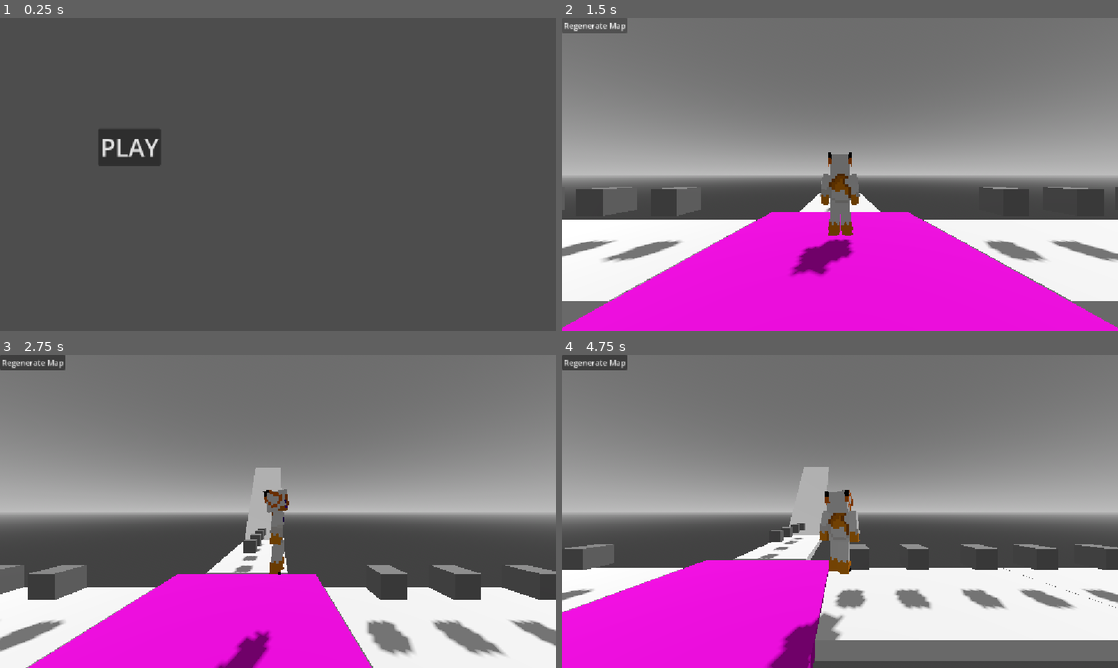
Above: before the commit, frames 1-4 (two rows, left to right).
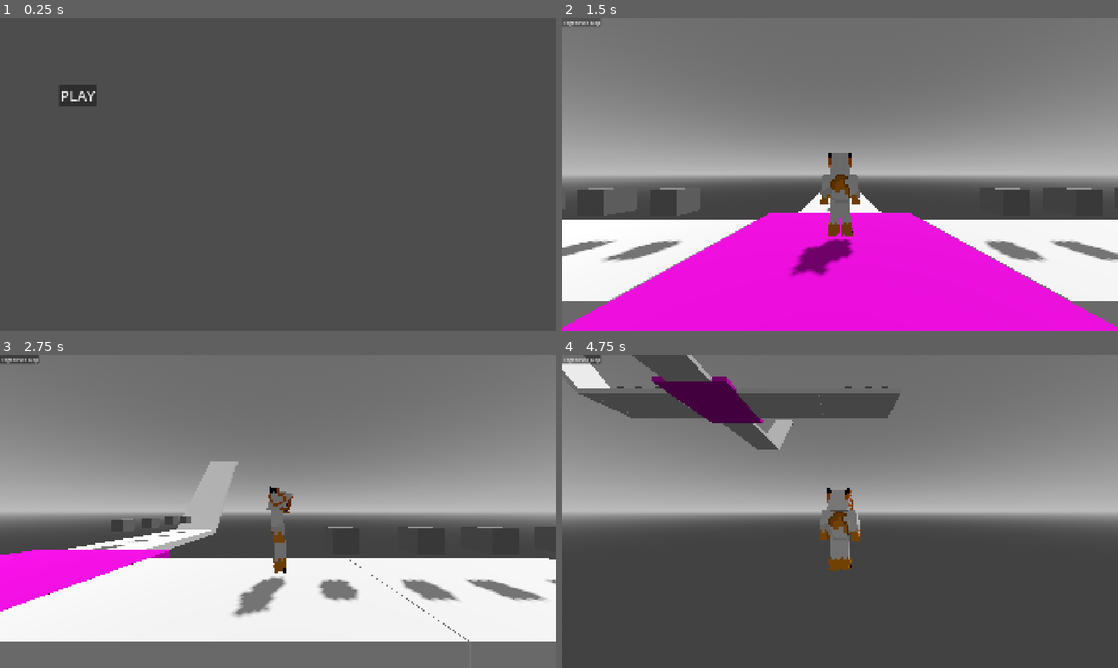
Above: after the commit, the same moments.

Repository: RayTK09/NullscapeFadingWorld
Game: Godot game, scene res://scenes/menu.tscn
The game is run twice, just before and just after one commit, with the same random seed, the same clock (stepped at 60 frames per second) and the same inputs.
Inputs (mouse positions are in pixels of both pictures, inside the frame that each line leads up to):
- Up to frame 1 (0.25 s): no input
- Up to frame 2 (1.5 s): click "PLAY" at 0.5 s; click "Regenerate Map" at 1.25 s
- Up to frame 3 (2.75 s): tap Enter at 2 s; move the mouse to (400, 495) at 2.02 s; hold D (Right) from 2.03 s (still down); hold E (Ability) from 2.03 s (still down); click (400, 495) at 2.17 s; tap Space (Jump) at 2.27, 2.3, 2.57 s
- Up to frame 4 (4.75 s): move the mouse to (728, 527) at 2.77 s; release D (Right) at 2.78 s; release E (Ability) at 2.78 s; hold S (Backward) 2.78-3.53 s; tap Space (Jump) at 2.85, 3.02, 3.32, 3.8, 4.52 s; click (728, 527) at 2.92 s; tap E (Ability) at 3.05, 4.55 s; move the mouse to (895, 442) at 3.52 s; hold D (Right) 3.53-4.28 s; hold E (Ability) 3.53-4.28 s; click (895, 442) at 3.67 s; move the mouse to (812, 574) at 4.27 s; hold W (Forward) from 4.28 s (still down); tap N (unlock Mouse) at 4.35 s; click (812, 574) at 4.42 s

The runs differ from the first frame. In frame 1, 1.7% of the frame differs, in the area x 10-29%, y 21-48%; in frame 2, 1.4%; in frame 3, 32%; in frame 4, 41%, in the area x 0-100%, y 0-100%.

Commit message:
added new classes. diver and charger

Diff:
--- a/project.godot
+++ b/project.godot
@@ -21,6 +21,8 @@
 
 [display]
 
+window/size/viewport_width=1920
+window/size/viewport_height=1080
 window/stretch/mode="canvas_items"
 window/stretch/aspect="expand"
 
--- a/scenes/player.tscn
+++ b/scenes/player.tscn
@@ -1,15 +1,19 @@
 [gd_scene format=3 uid="uid://cnkxs86u0auoj"]
 
-[ext_resource type="Script" uid="uid://b546xlingnjhv" path="res://scripts/Player.gd" id="1_3vyb7"]
+[ext_resource type="Script" uid="uid://b546xlingnjhv" path="res://scripts/playerScripts/Player.gd" id="1_3vyb7"]
 [ext_resource type="PackedScene" uid="uid://0a8xohm43x3b" path="res://scenes/playerMesh.tscn" id="2_g2els"]
+[ext_resource type="Script" uid="uid://drck6mw4fhye4" path="res://scripts/playerScripts/playerClass.gd" id="3_qhqgy"]
 
 [sub_resource type="CapsuleShape3D" id="CapsuleShape3D_2qw5g"]
+radius = 0.46191406
 
-[node name="Player" type="CharacterBody3D" unique_id=1641364127]
+[node name="Player" type="CharacterBody3D" unique_id=1641364127 node_paths=PackedStringArray("classes")]
 collision_layer = 6
 floor_max_angle = 0.9599311
 floor_snap_length = 0.3
 script = ExtResource("1_3vyb7")
+playerClass = 2
+classes = NodePath("class")
 
 [node name="CollisionShape3D" type="CollisionShape3D" parent="." unique_id=305454600]
 transform = Transform3D(1, 0, 0, 0, 1, 0, 0, 0, 1, 0, 1, 0)
@@ -29,3 +33,7 @@
 
 [node name="charMesh" parent="." unique_id=88840611 node_paths=PackedStringArray("player") instance=ExtResource("2_g2els")]
 player = NodePath("..")
+
+[node name="class" type="Node" parent="." unique_id=1730983669 node_paths=PackedStringArray("player")]
+script = ExtResource("3_qhqgy")
+player = NodePath("..")
--- a/scenes/playerMesh.tscn
+++ b/scenes/playerMesh.tscn
@@ -1,7 +1,7 @@
 [gd_scene format=3 uid="uid://0a8xohm43x3b"]
 
 [ext_resource type="PackedScene" uid="uid://bwpj3kgkup1b6" path="res://assets/char/nullscapeChar.gltf" id="1_l8plq"]
-[ext_resource type="Script" uid="uid://o0auyioakt27" path="res://scripts/playerModel.gd" id="2_tb4rt"]
+[ext_resource type="Script" uid="uid://o0auyioakt27" path="res://scripts/playerScripts/playerModel.gd" id="2_tb4rt"]
 
 [sub_resource type="AnimationNodeAnimation" id="AnimationNodeAnimation_l8plq"]
 animation = &"fall"
--- a/scripts/Player.gd
+++ b/scripts/playerScripts/Player.gd
@@ -3,8 +3,6 @@
 class_name player
 extends CharacterBody3D
 
-const JUMP_VELOCITY = 4.5
-const AIR_ACCELERATION = 2.5
 
 @onready var globals : global = get_node("/root/Global")
 @onready var camera : Camera3D = $pivotX/pivotY/SpringArm3D/Camera3D
@@ -16,17 +14,20 @@
 @export var playerClass : int
 @export var currentAnimation : int = 1
 @export var rotationSpeed : float = 4
+@export var classes : classes
 
+var jumpVelocity = 4.5
+var airAcceleration = 2.5
 var speedMultiplier : int = 1
 var maxSpeed : float = 3.0
-var acceleration : float = 6.0
+var acceleration : float = 8.0
 var rotX : float
 var rotY : float
 var distanceToPlayer : int = 4
 var lastDir := Vector3.FORWARD
 var stop := false
-var quickTurning := false
-var mousePos : Vector2
+var disableMovement := false
+var accelerationMod : int = 0
 
 
 func _ready() -> void:
@@ -43,7 +44,6 @@
 		camPivotY.transform.basis = Basis()
 		camPivotY.rotate_x(rotY)
 		camPivotX.rotate_y(rotX)
-		mousePos = event.position
 
 		camPivotY.rotation.x = clampf(camPivotY.rotation.x, -(PI / 2), PI / 2)
 		rotY = clampf(rotY, -(PI / 2), PI / 2)
@@ -69,6 +69,7 @@
 			distanceToPlayer = 30
 
 
+
 func _physics_process(delta: float) -> void:
 	if !stop:
 		if not is_on_floor():
@@ -78,74 +79,64 @@
 			currentAnimation = 3
 
 		if Input.is_action_just_pressed("Jump") and is_on_floor():
-			velocity.y = JUMP_VELOCITY
+			velocity.y = jumpVelocity
+			disableMovement = false
 
 		if velocity.y <= 0:
 			currentAnimation = 4
 
-		if Input.is_mouse_button_pressed(MOUSE_BUTTON_RIGHT):
-			Input.warp_mouse(mousePos)
 
 		#why does movement have to be so difficult
-		#print(velocity)
+		#special thanks to GDQuest for the rotation for the mesh
+		#https://youtu.be/JlgZtOFMdfc
 		var input_dir := Input.get_vector("Left", "Right", "Forward", "Backward")
 		var direction := (camPivotX.basis * Vector3(input_dir.x, 0, input_dir.y)).normalized()
 		direction.y = 0
 		if direction.length() > 0.2:
 			lastDir = direction
+
 		var targetAngle := Vector3.FORWARD.signed_angle_to(lastDir, Vector3.UP)
+		print(direction.dot(Vector3(0, 0, targetAngle)))
 		if velocity.x == 0 and velocity.z == 0 and direction:
+			#turn to face the direction of where local z is and save the position so it dont rotate back to default
 			mesh.global_rotation.y = targetAngle
-		if direction.x and Input.is_action_pressed("Right") and velocity < Vector3(0, velocity.y, 0) and is_on_floor() and !quickTurning:
-			velocity.x = move_toward(velocity.x , 0, acceleration * delta)
+		if direction.x and is_on_floor() and !disableMovement:
+			velocity.x = move_toward(velocity.x , maxSpeed * direction.x, (acceleration + accelerationMod) * delta)
+			currentAnimation = 2
 			mesh.global_rotation.y = lerp_angle(mesh.rotation.y, targetAngle, rotationSpeed * delta)
-			quickTurning = false
-		elif direction.x and Input.is_action_pressed("Left") and velocity > Vector3(0, velocity.y, 0) and is_on_floor() and !quickTurning:
-			velocity.x = move_toward(velocity.x , 0, acceleration * delta)
-			mesh.global_rotation.y = lerp_angle(mesh.rotation.y, targetAngle, rotationSpeed * delta)
-			quickTurning = false
-		elif direction.x and is_on_floor():
-			velocity.x = move_toward(velocity.x , maxSpeed * direction.x, acceleration * delta)
+			disableMovement = false
+		elif is_on_floor():
+			velocity.x = move_toward(velocity.x , 0, (acceleration + accelerationMod) * delta)
+			currentAnimation = 1
+
+		if direction.z and is_on_floor() and !disableMovement:
+			velocity.z = move_toward(velocity.z , maxSpeed * direction.z,(acceleration + accelerationMod) * delta)
 			currentAnimation = 2
 			mesh.global_rotation.y = lerp_angle(mesh.rotation.y, targetAngle, rotationSpeed * delta)
 		elif is_on_floor():
-			velocity.x = move_toward(velocity.x , 0, acceleration * delta)
-			currentAnimation = 1
-		else:
-			quickTurning = false
-		if direction.z and is_on_floor() and !quickTurning:
-			velocity.z = move_toward(velocity.z , maxSpeed * direction.z, acceleration * delta)
-			currentAnimation = 2
-			mesh.global_rotation.y = lerp_angle(mesh.rotation.y, targetAngle, rotationSpeed * delta)
-		elif is_on_floor():
-			velocity.z = move_toward(velocity.z , 0, acceleration * delta)
+			velocity.z = move_toward(velocity.z , 0, (acceleration + accelerationMod) * delta)
 			currentAnimation = 1
 
+		print(direction)
+		print(velocity)
 
 
 		#AIR CONTROL
 		if direction.x and !is_on_floor():
-			velocity.x = move_toward(velocity.x , maxSpeed * direction.x, AIR_ACCELERATION * delta)
+			velocity.x = move_toward(velocity.x , maxSpeed * direction.x, airAcceleration * delta)
 			mesh.global_rotation.y = lerp_angle(mesh.rotation.y, targetAngle, rotationSpeed * delta)
 		elif !is_on_floor():
 			velocity.x = move_toward(velocity.x , 0, acceleration * delta)
 		if direction.z and !is_on_floor():
-			velocity.z = move_toward(velocity.z , maxSpeed * direction.z, AIR_ACCELERATION * delta)
+			velocity.z = move_toward(velocity.z , maxSpeed * direction.z, airAcceleration * delta)
 			mesh.global_rotation.y = lerp_angle(mesh.rotation.y, targetAngle, rotationSpeed * delta)
 		elif !is_on_floor():
 			velocity.z = move_toward(velocity.z , 0, acceleration * delta)
 
-		#turn to face the direction of where local z is and save the position so it dont rotate back to default
-		#special thanks to GDQuest
-		#https://youtu.be/JlgZtOFMdfc
 
-		if velocity.x > maxSpeed:
-			velocity.x = maxSpeed
-		elif velocity.x < -maxSpeed:
-			velocity.x = -maxSpeed
-		if velocity.z > maxSpeed:
-			velocity.z = maxSpeed
-		elif velocity.z < -maxSpeed:
-			velocity.z = -maxSpeed
+		if velocity.x <= 3 or velocity.x >= -3:
+			accelerationMod = 0
+		if velocity.z <= 3 or velocity.z >= -3:
+			accelerationMod = 0
 
 		move_and_slide()
--- /dev/null
+++ b/scripts/playerScripts/playerClass.gd
@@ -0,0 +1,23 @@
+extends Node
+class_name classes
+
+@export var player : player
+
+var hasDived := false
+
+
+func _process(delta: float) -> void:
+	if player.is_on_floor():
+		hasDived = false
+	if Input.is_action_pressed("Ability") and !hasDived:
+		match player.playerClass:
+			1:
+				player.maxSpeed = 10
+				player.accelerationMod = 20
+			2:
+				player.velocity = player.lastDir * 10
+				player.velocity.y += 2
+				hasDived = true
+				player.disableMovement = true
+	else:
+		player.maxSpeed = 3
--- a/scripts/spawn.gd
+++ b/scripts/spawn.gd
@@ -73,10 +73,10 @@
 				spawner.add_child(cornerTileRight.instantiate())
 			elif chooseTileType > 70 and chooseTileType <= 85 and !connectingTile.type == "slopeUp" or !connectingTile.type == "slopeDown":
 				spawner.add_child(slopeUp.instantiate())
-				print(connectingTile.type)
-			elif chooseTileType > 85 and chooseTileType <= 110 and !connectingTile.type == "slopeUp" or !connectingTile.type == "slopeDown":
+				#print(connectingTile.type)
+			elif chooseTileType > 85 and chooseTileType <= 110 and not connectingTile.type == "slopeUp" or not connectingTile.type == "slopeDown":
 				spawner.add_child(slopeDown.instantiate())
-				print(connectingTile.type)
+				#print(connectingTile.type)
 			elif chooseTileType > 110:
 				spawner.add_child(plus.instantiate())
 
@@ -108,7 +108,7 @@
 
 func _on_spawn_platforms_timeout() -> void:
 	tilesSpawned += 1
-	print(tilesSpawned)
+	#print(tilesSpawned)
 	var chooseStarting = rng.randi_range(1, 4)
 	match chooseStarting:
 		1:
Renamed: scripts/Player.gd.uid -> scripts/playerScripts/Player.gd.uid
Not shown, added: scripts/playerScripts/playerClass.gd.uid
Renamed: scripts/playerModel.gd -> scripts/playerScripts/playerModel.gd
Renamed: scripts/playerModel.gd.uid -> scripts/playerScripts/playerModel.gd.uid
